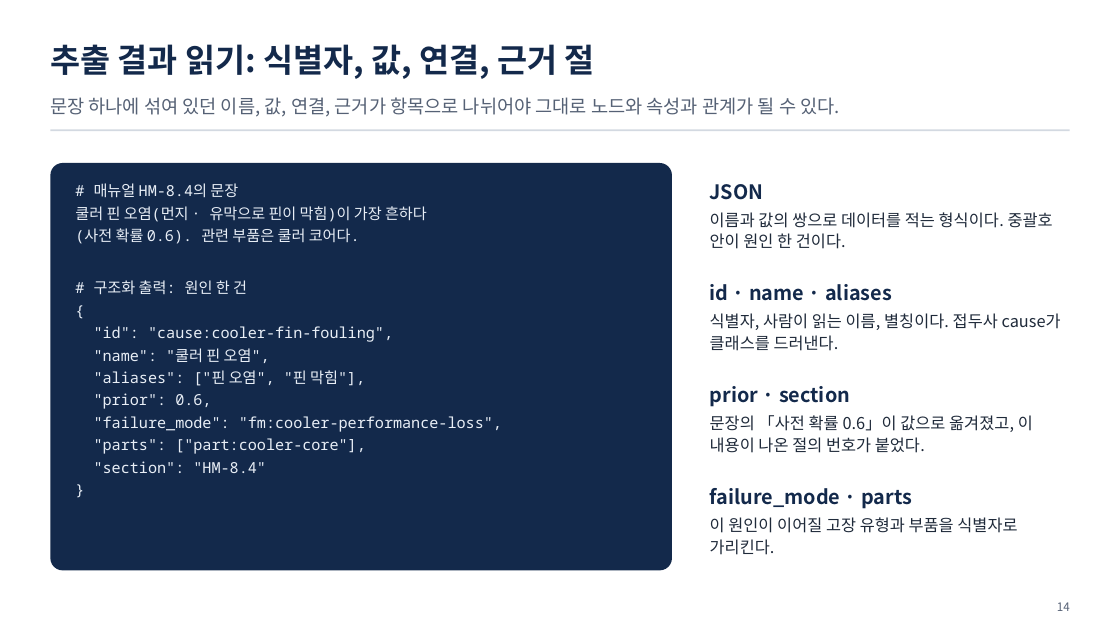
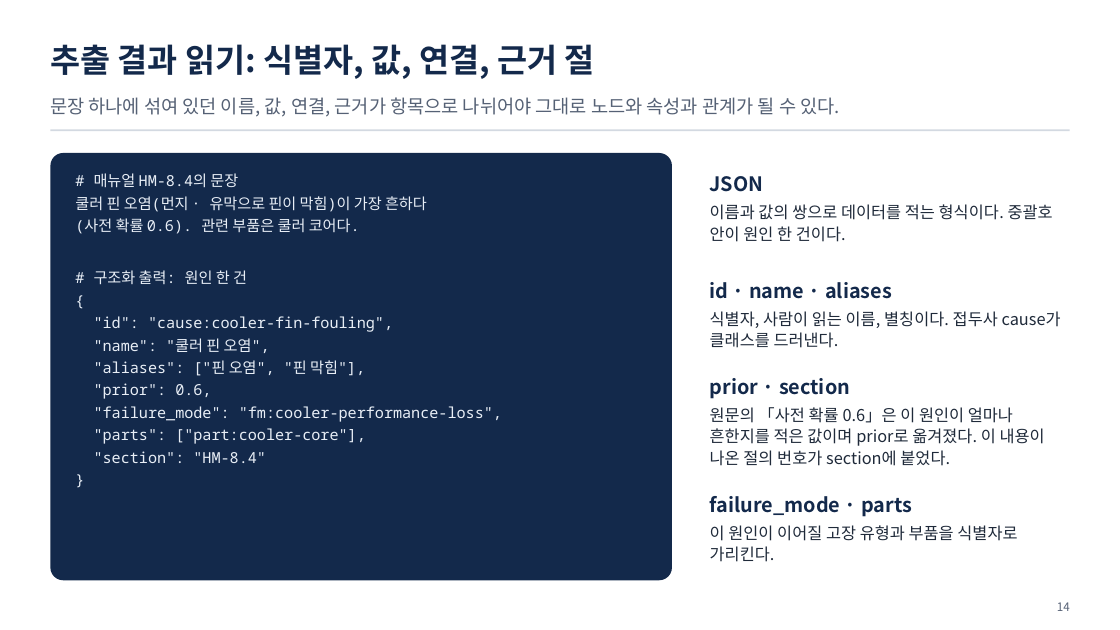
Before and after one commit to uengine-oss/hyd-iot-edu, a slide deck: slide 14 of docs/교재/통합반/04일차/통합반_04일차.pptx. Drawn at 1120x630 pixels with LibreOffice and Linux fonts; fonts in the diff are those of the drawing. Boxes give left, top, right and bottom in pixels: in the first picture for what was removed or moved away, otherwise in the second. Text is boxed around its words. In the diff, an @@ line names an element or a change of style, - is before the commit and + after.

```diff
--- a/docs/교재/통합반/04일차/통합반_04일차.pptx
+++ b/docs/교재/통합반/04일차/통합반_04일차.pptx
@@ rounded rectangle: place and size @@
-rounded rectangle at (50,163,672,571)
+rounded rectangle at (50,153,672,581)
@@ text "# 매뉴얼 HM-8.4의 문장": place and size @@
-text "# 매뉴얼 HM-8.4의 문장" at (75,183,502,473)
+text "# 매뉴얼 HM-8.4의 문장" at (75,173,502,463)
@@ text "JSON": place and size @@
-text "JSON" at (710,184,1053,249)
+text "JSON" at (710,176,1053,242)
@@ text at (710,407,1045,466): text changed @@
-문장의 「사전 확률 0.6」이 값으로 옮겨졌고, 이 내용이 나온 절의 번호가 붙었다.
+원문의 「사전 확률 0.6」은 이 원인이 얼마나 흔한지를 적은 값이며 prior로 옮겨졌다. 이 내용이 나온 절의 번호가 section에 붙었다.
@@ text "failure_mode · parts": place and size @@
-text "failure_mode · parts" at (710,488,1017,555)
+text "failure_mode · parts" at (710,496,1017,562)
```
Also in this commit, not shown: 10 other slides changed, 23 other files.
